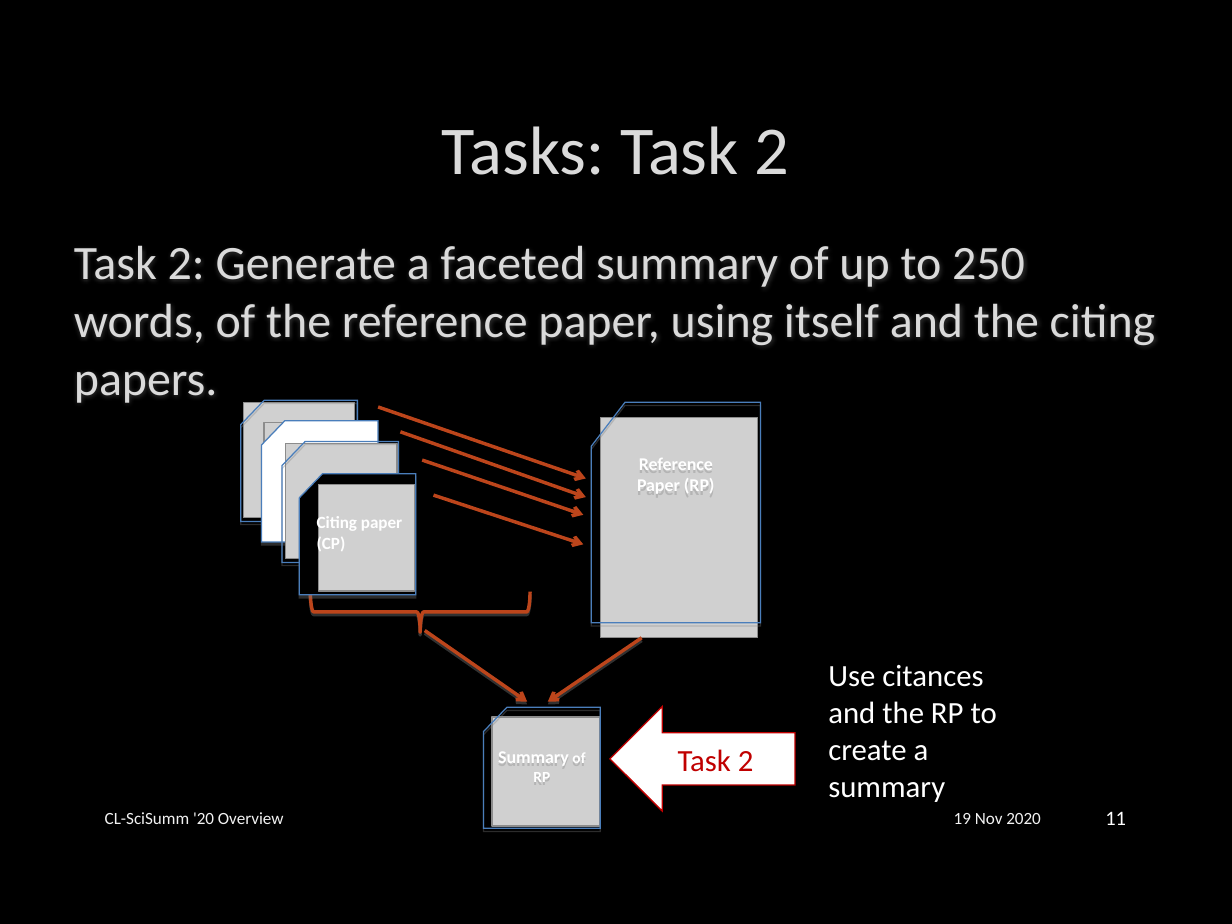
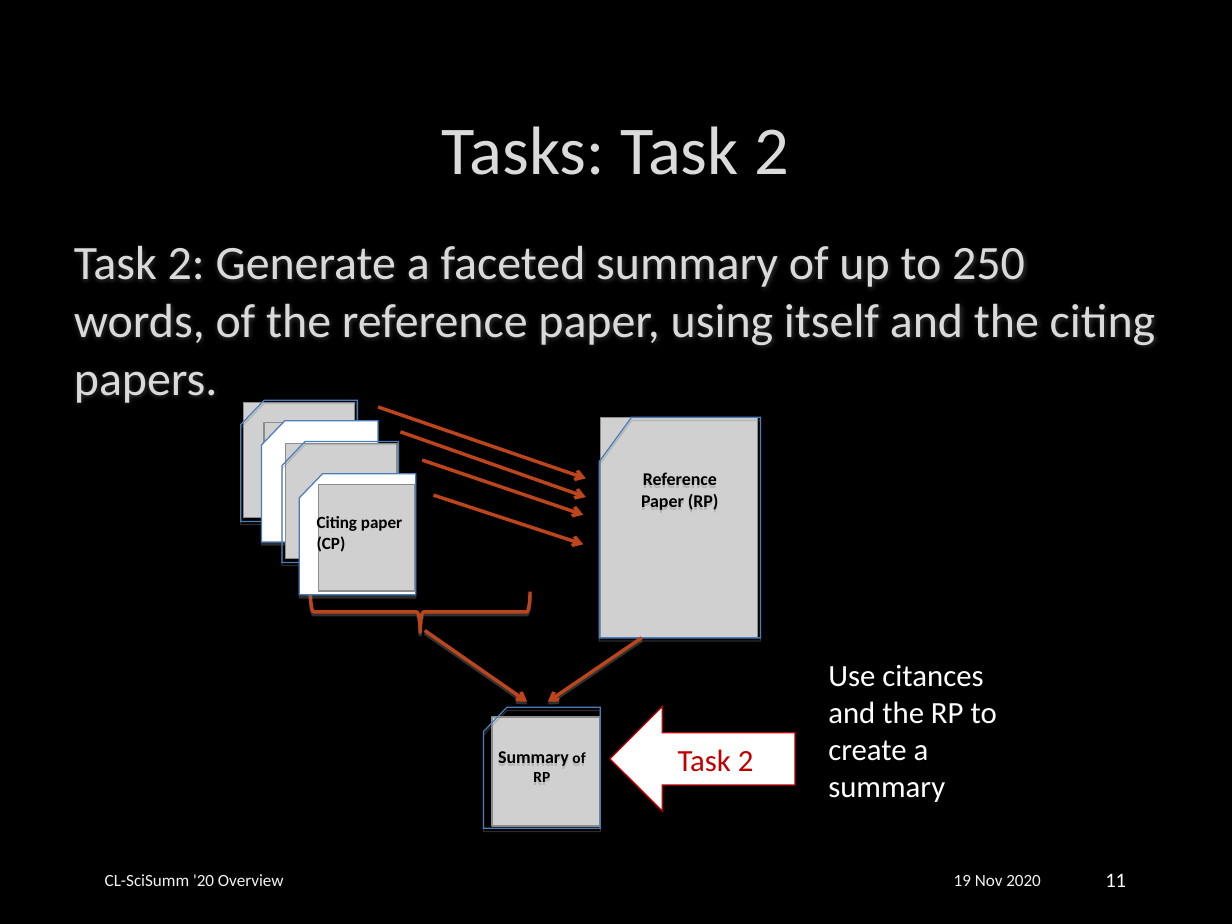
Before and after one commit to WING-NUS/scisumm-corpus, a slide deck: slide 11 of publications/CL-SciSumm2020/CL-SciSumm2020_slidedeck.pptx. Drawn at 1232x924 pixels with LibreOffice and Linux fonts; fonts in the diff are those of the drawing; grey boxes stand for pictures; background and template pictures are left out. Boxes give left, top, right and bottom in pixels: in the first picture for what was removed or moved away, otherwise in the second. Text is boxed around its words. In the diff, an @@ line names an element or a change of style, - is before the commit and + after.

```diff
--- a/publications/CL-SciSumm2020/CL-SciSumm2020_slidedeck.pptx
+++ b/publications/CL-SciSumm2020/CL-SciSumm2020_slidedeck.pptx
@@ text colour #FFFFFF to #000000 in 3 elements at (x1=484, y1=707, x2=601, y2=828), (x1=317, y1=515, x2=402, y2=554), (x1=599, y1=418, x2=760, y2=638) @@
@@ flow chart punched card "Reference" resized from (x1=591, y1=403, x2=761, y2=623) to (x1=599, y1=418, x2=760, y2=638) @@
@@ flow chart punched card at (x1=299, y1=474, x2=416, y2=595): fill #000000 to #FFFFFF @@
@@ 2 texts, 1 page number moved together from (x1=105, y1=811, x2=1126, y2=825) to (x1=105, y1=873, x2=1126, y2=887) @@
```
Also in this commit, not shown: 16 other slides changed, 6 slides added.
